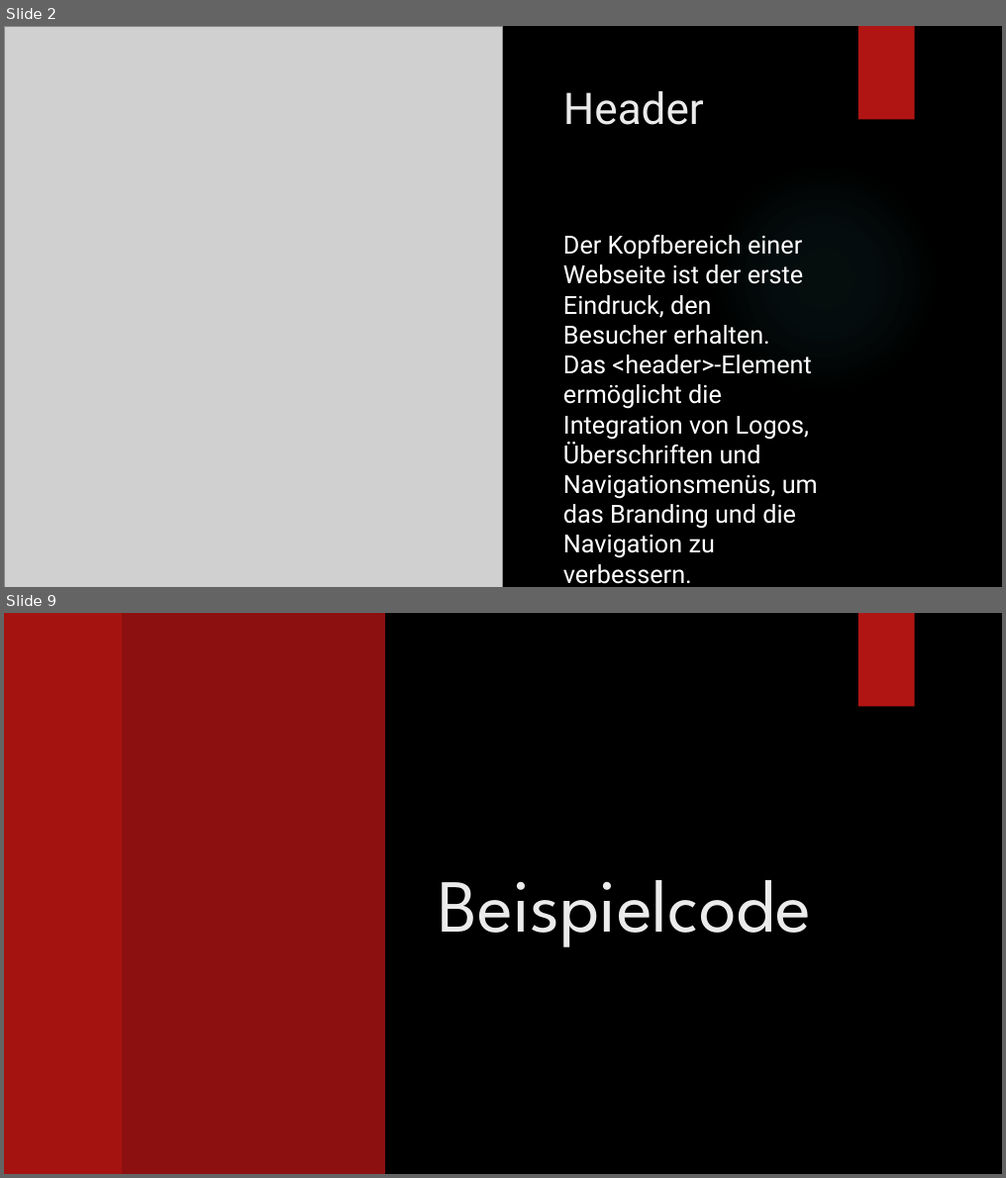
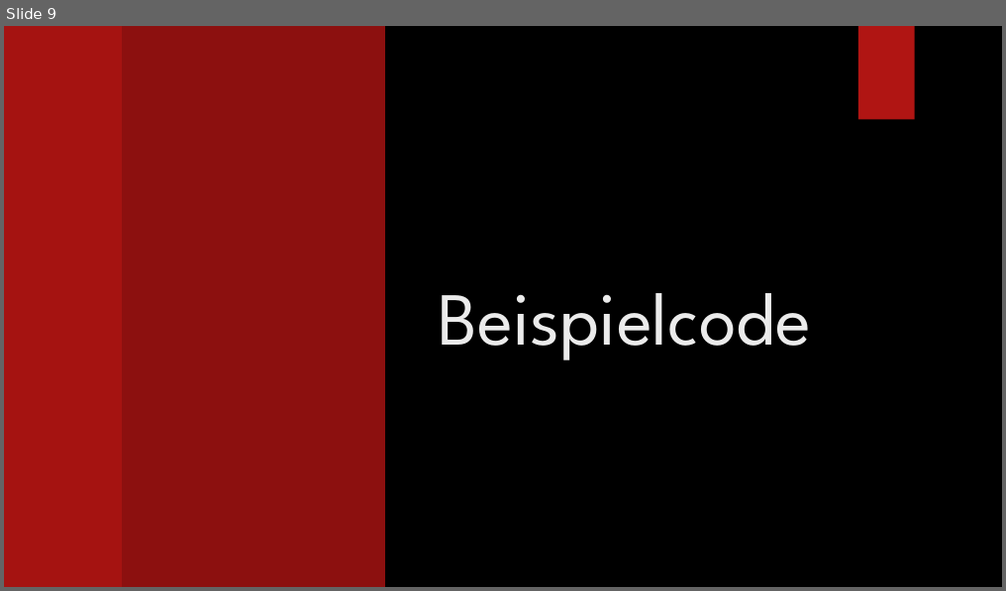
Before and after one commit to Loreytox/LA-1600, a slide deck: HTML-Layout-Elemente.pptx. Shown one above the other, each under a label of ours: slides 2 and 9 before the commit, slide 9 after it; the slides between them are not shown. The pictures are 1006x1178 and 1006x591 pixels, drawn with LibreOffice and Linux fonts; fonts in the diff are those of the drawing; grey boxes stand for pictures; background and template pictures are left out. Boxes give left, top, right and bottom in pixels: in the first picture for what was removed or moved away, otherwise in the second. Text is boxed around its words. In the diff, an @@ line names an element or a change of style, - is before the commit and + after.

```diff
--- a/HTML-Layout-Elemente.pptx
+++ b/HTML-Layout-Elemente.pptx
@@ slide 2 removed at (4,26,1002,587), background picture (left out) @@
@@ picture removed at (4,26,503,587) @@
@@ rectangle removed at (858,26,915,120) @@
@@ title removed at (563,91,704,125) @@
-Header
@@ ellipse removed at (709,163,939,393) @@
@@ text removed at (563,235,818,529) @@
-Der Kopfbereich einer Webseite ist der erste Eindruck, den Besucher erhalten. Das <header>-Element ermöglicht die Integration von Logos, Überschriften und Navigationsmenüs, um das Branding und die Navigation zu verbessern.
```
Also in this commit, not shown: 6 slides changed, 2 slides added, 1 other slide removed.
